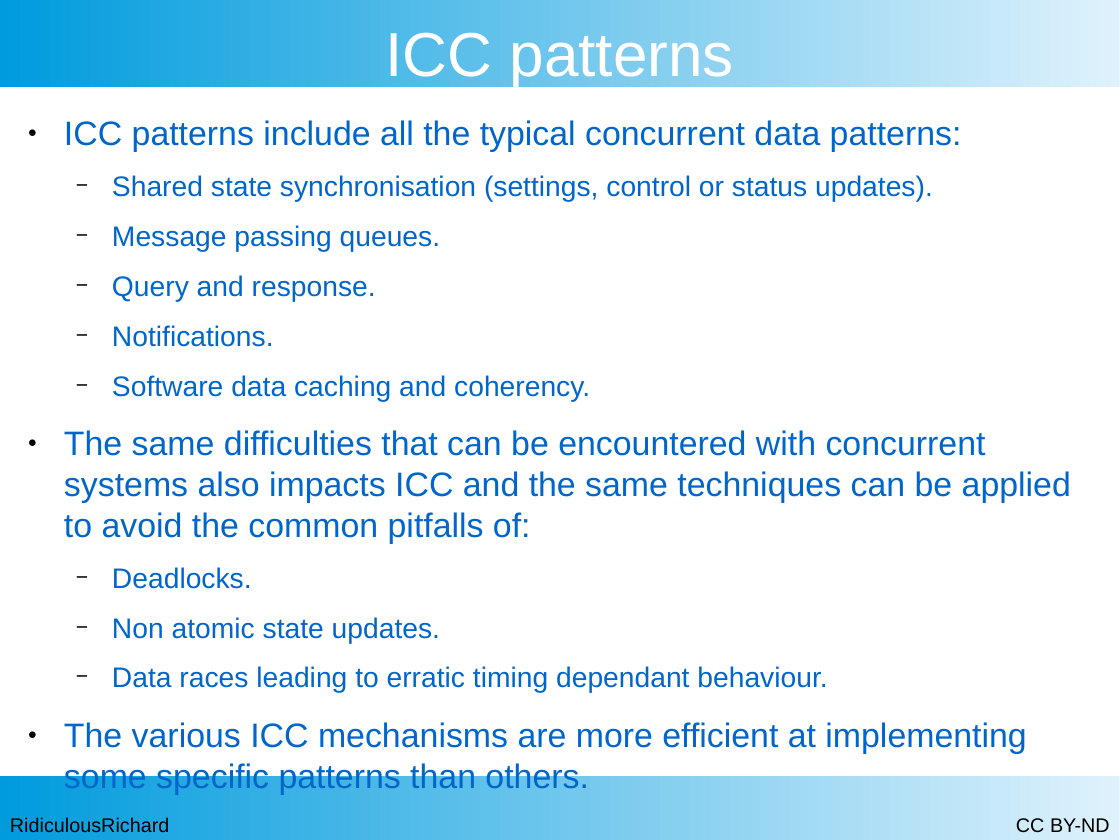
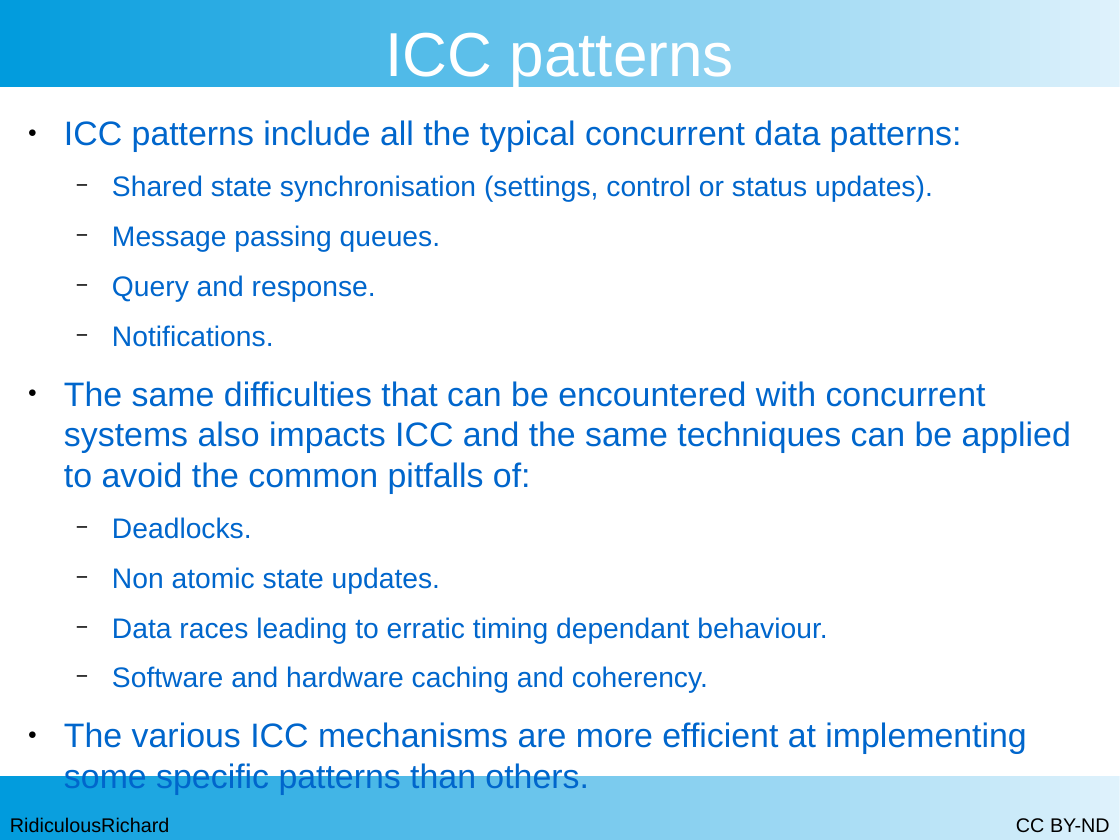
Before and after one commit to RidiculousRichard/presentations, a slide deck: slide 6 of Demystifying ICC.odp (slide 4 before the commit). Drawn at 1120x840 pixels with LibreOffice and Linux fonts; fonts in the diff are those of the drawing. Boxes give left, top, right and bottom in pixels: in the first picture for what was removed or moved away, otherwise in the second. Text is boxed around its words. In the diff, an @@ line names an element or a change of style, - is before the commit and + after.

```diff
--- a/Demystifying ICC.odp
+++ b/Demystifying ICC.odp
@@ text at [112,375,590,402]: paragraph removed @@
-  − Software data caching and coherency.
@@ text at [112,666,708,693]: paragraph added @@
+  − Software and hardware caching and coherency.
```
Also in this commit, not shown: 1 other slide changed, 1 slide added.
